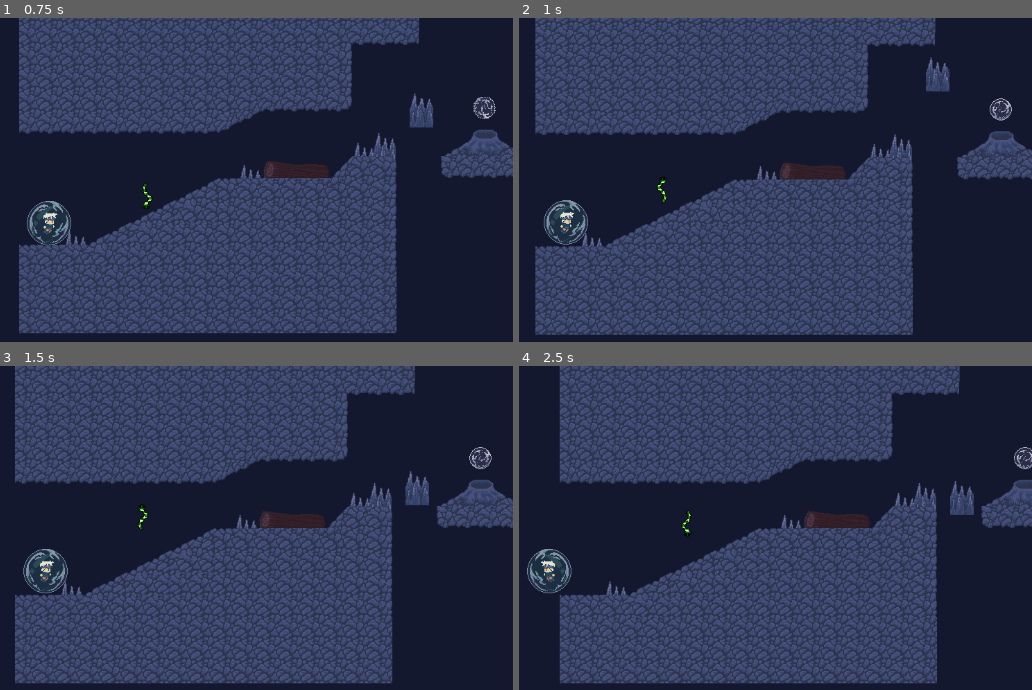
Above: before the commit, frames 1-4 (two rows, left to right).
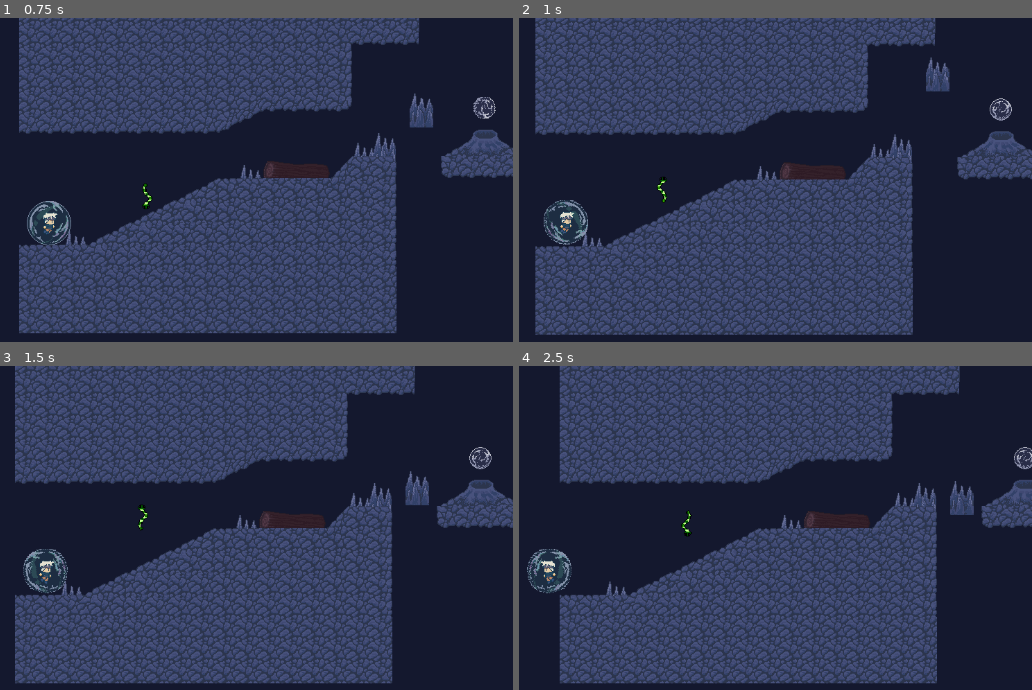
Above: after the commit, the same moments.

Repository: Neniuk/madu-bubble
Game: Godot game, scene res://scenes/game.tscn
Same seed, same stepped clock (60 frames per second), same inputs: the game is played once before the commit and once after it.
Inputs:
- Up to frame 1 (0.75 s): hold D (move_right) from 0.53 s (still down)
- Up to frame 2 (1 s): keep holding D (move_right); tap Space (jump) at 0.77 s
- Up to frame 3 (1.5 s): keep holding D (move_right)
- Up to frame 4 (2.5 s): tap Space (jump) at 1.52 s; release D (move_right) at 2.03 s; hold Left (move_left) from 2.03 s (still down)

Frame 1 is identical in both runs. In frame 2, 0.4% of the frame differs, in the area x 4-14%, y 56-71%; in frame 3, 0.5%; in frame 4, 0.5%, in the area x 1-11%, y 56-71%.

Commit message:
merge fixes

Diff:
--- a/scripts/player.gd
+++ b/scripts/player.gd
@@ -28,7 +28,7 @@
 	if direction_x == 0 && direction_y == 0:
 		animated_sprite_2d.play("idle")
 	else:
-		animated_sprite_2d.play("walk")
+		animated_sprite_2d.play("move")
 
 	if direction_x:
 		velocity.x = direction_x * SPEED
Not shown: 1 places in scenes/game.tscn that only renumber resources
